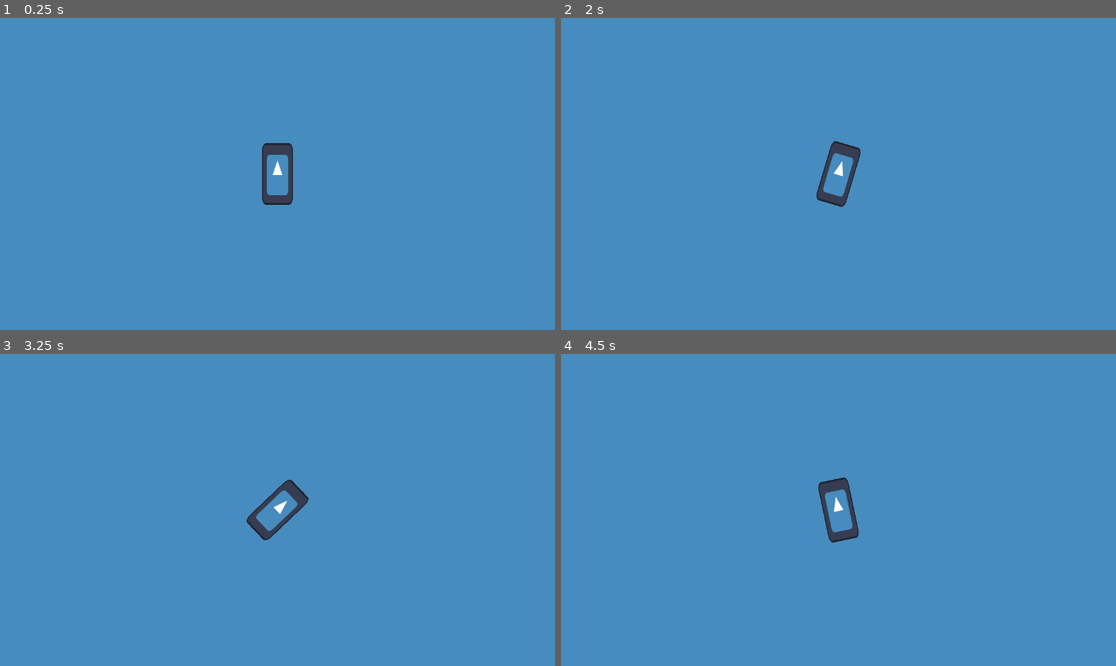
Above: before the commit, frames 1-4 (two rows, left to right).
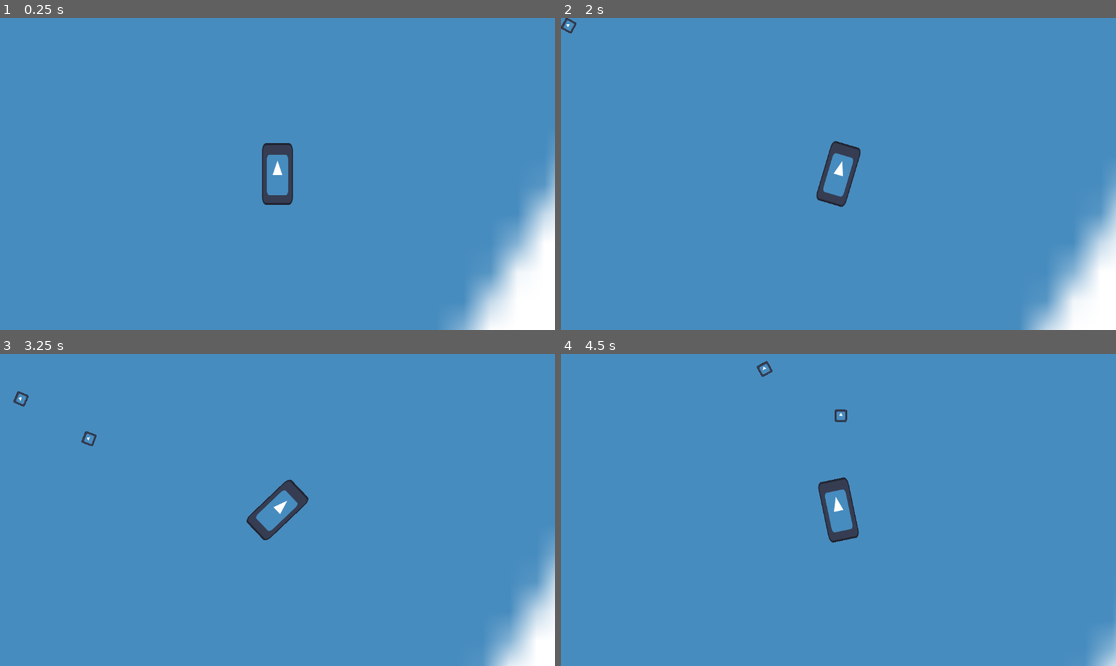
Above: after the commit, the same moments.

Repository: LeBulldoge/torqueterror
Game: Godot game, scene res://Main.tscn
The game is run twice, just before and just after one commit, with the same random seed, the same clock (stepped at 60 frames per second) and the same inputs. The engine's default icon, where the game draws it, is replaced by a stand-in: a white triangle on a blue panel in a dark square.
Inputs:
- Up to frame 1 (0.25 s): no input
- Up to frame 2 (2 s): tap Enter at 0.5 s; hold D (steer_right) 0.53-1.28 s; tap S (decelerate) at 0.6, 1.35 s; hold A (steer_left) from 1.28 s (still down)
- Up to frame 3 (3.25 s): release A (steer_left) at 2.03 s; hold D (steer_right) 2.03-2.78 s; tap S (decelerate) at 2.1, 2.85 s; hold W (accelerate) from 2.78 s (still down)
- Up to frame 4 (4.5 s): release W (accelerate) at 3.53 s; hold A (steer_left) from 3.53 s (still down); tap S (decelerate) at 3.6, 4.35 s

The runs differ from the first frame. In frame 1, 5.2% of the frame differs, in the area x 80-100%, y 44-100%; in frame 2, 4.1%; in frame 3, 2.8%; in frame 4, 0.5%.

Commit message:
Testing enemy AI

Diff:
--- /dev/null
+++ b/Main.gd
@@ -0,0 +1,14 @@
+extends Node
+
+
+var enemy_scene := preload("res://enemy/Enemy.tscn")
+
+
+func _on_spawn_timer_timeout():
+	var enemy := enemy_scene.instantiate() as Enemy
+
+	enemy.target = $Player
+	enemy.speed = 200
+	enemy.damage = 5
+
+	add_child(enemy)
--- a/Main.tscn
+++ b/Main.tscn
@@ -1,9 +1,11 @@
-[gd_scene load_steps=3 format=3 uid="uid://mn5kouylgoij"]
+[gd_scene load_steps=4 format=3 uid="uid://mn5kouylgoij"]
 
 [ext_resource type="PackedScene" uid="uid://coe45xtjvuehr" path="res://vehicle/Player.tscn" id="1_3yag5"]
+[ext_resource type="Script" path="res://Main.gd" id="1_urkel"]
 [ext_resource type="Texture2D" uid="uid://bqs2kod2xac7k" path="res://icon.svg" id="2_d3qhu"]
 
 [node name="Main" type="Node"]
+script = ExtResource("1_urkel")
 
 [node name="Floor" type="Sprite2D" parent="."]
 position = Vector2(1362, 1851)
@@ -11,3 +13,9 @@
 texture = ExtResource("2_d3qhu")
 
 [node name="Player" parent="." instance=ExtResource("1_3yag5")]
+position = Vector2(612, 404)
+
+[node name="SpawnTimer" type="Timer" parent="."]
+autostart = true
+
+[connection signal="timeout" from="SpawnTimer" to="." method="_on_spawn_timer_timeout"]
--- /dev/null
+++ b/enemy/Enemy.tscn
@@ -0,0 +1,17 @@
+[gd_scene load_steps=4 format=3 uid="uid://cvcqrhnsop3m7"]
+
+[ext_resource type="Script" path="res://enemy/enemy.gd" id="1_onqrk"]
+[ext_resource type="Texture2D" uid="uid://bqs2kod2xac7k" path="res://icon.svg" id="2_3pnbj"]
+
+[sub_resource type="RectangleShape2D" id="RectangleShape2D_1hpug"]
+
+[node name="Enemy" type="CharacterBody2D"]
+script = ExtResource("1_onqrk")
+
+[node name="Sprite2D" type="Sprite2D" parent="."]
+rotation = -1.5708
+scale = Vector2(0.2, 0.2)
+texture = ExtResource("2_3pnbj")
+
+[node name="CollisionShape2D" type="CollisionShape2D" parent="."]
+shape = SubResource("RectangleShape2D_1hpug")
--- /dev/null
+++ b/enemy/enemy.gd
@@ -0,0 +1,27 @@
+class_name Enemy
+extends CharacterBody2D
+
+
+@export var speed := 0
+@export var damage := 0
+
+var target: Node2D
+
+
+func _ready():
+	assert(target, "Enemy node requires a target")
+
+
+func _process(delta):
+	if target != null:
+		look_at(target.global_position)
+
+
+func _physics_process(delta):
+	var collision = move_and_collide(velocity)
+	if collision:
+		if collision.get_collider().has_method("hit"):
+			velocity = velocity.bounce(collision.get_normal())
+			collision.get_collider().hit(damage)
+
+	velocity = lerp(velocity, transform.x * speed * delta, 1 * delta)
--- /dev/null
+++ b/enemy/spawn_timer.gd
@@ -0,0 +1,11 @@
+extends Timer
+
+
+# Called when the node enters the scene tree for the first time.
+func _ready():
+	pass # Replace with function body.
+
+
+# Called every frame. 'delta' is the elapsed time since the previous frame.
+func _process(delta):
+	pass
--- /dev/null
+++ b/resources/health.gd
@@ -0,0 +1,19 @@
+class_name Health
+extends Resource
+
+@export var health := 0
+
+
+signal death()
+
+
+func hit(body, damage: int):
+	assert(damage >= 0)
+	health -= damage
+	if health <= 0:
+		death.emit()
+
+
+func heal(amount: int):
+	assert(amount <= 0)
+	health += amount
--- a/vehicle/Player.gd
+++ b/vehicle/Player.gd
@@ -1,20 +1,20 @@
 class_name Player
 extends Vehicle
 
+@export var health: Health
 
 # Called when the node enters the scene tree for the first time.
 func _ready():
-	pass # Replace with function body.
-
+	health.death.connect(queue_free)
 
 func _input(event):
 	self.drive_dir = Input.get_axis("decelerate", "accelerate")
 	self.steer_dir = Input.get_axis("steer_left", "steer_right")
 
-# Called every frame. 'delta' is the elapsed time since the previous frame.
-func _process(delta):
-	pass
+
+func hit(damage):
+	health.hit(null, damage)
 
 
 func _physics_process(delta):
-	move_vehicle(delta)
+	self.move_vehicle(delta)
--- a/vehicle/Player.tscn
+++ b/vehicle/Player.tscn
@@ -1,15 +1,20 @@
-[gd_scene load_steps=4 format=3 uid="uid://coe45xtjvuehr"]
+[gd_scene load_steps=6 format=3 uid="uid://coe45xtjvuehr"]
 
 [ext_resource type="Script" path="res://vehicle/Player.gd" id="1_28sia"]
 [ext_resource type="Texture2D" uid="uid://bqs2kod2xac7k" path="res://icon.svg" id="1_v2j0e"]
+[ext_resource type="Script" path="res://resources/health.gd" id="2_evxbt"]
+
+[sub_resource type="Resource" id="Resource_cgsv2"]
+script = ExtResource("2_evxbt")
+health = 100
 
 [sub_resource type="RectangleShape2D" id="RectangleShape2D_yyb6l"]
 size = Vector2(62, 126)
 
 [node name="Player" type="RigidBody2D"]
 script = ExtResource("1_28sia")
+health = SubResource("Resource_cgsv2")
 speed = 500
-top_speed = null
 torque = 500
 
 [node name="Sprite2D" type="Sprite2D" parent="."]
